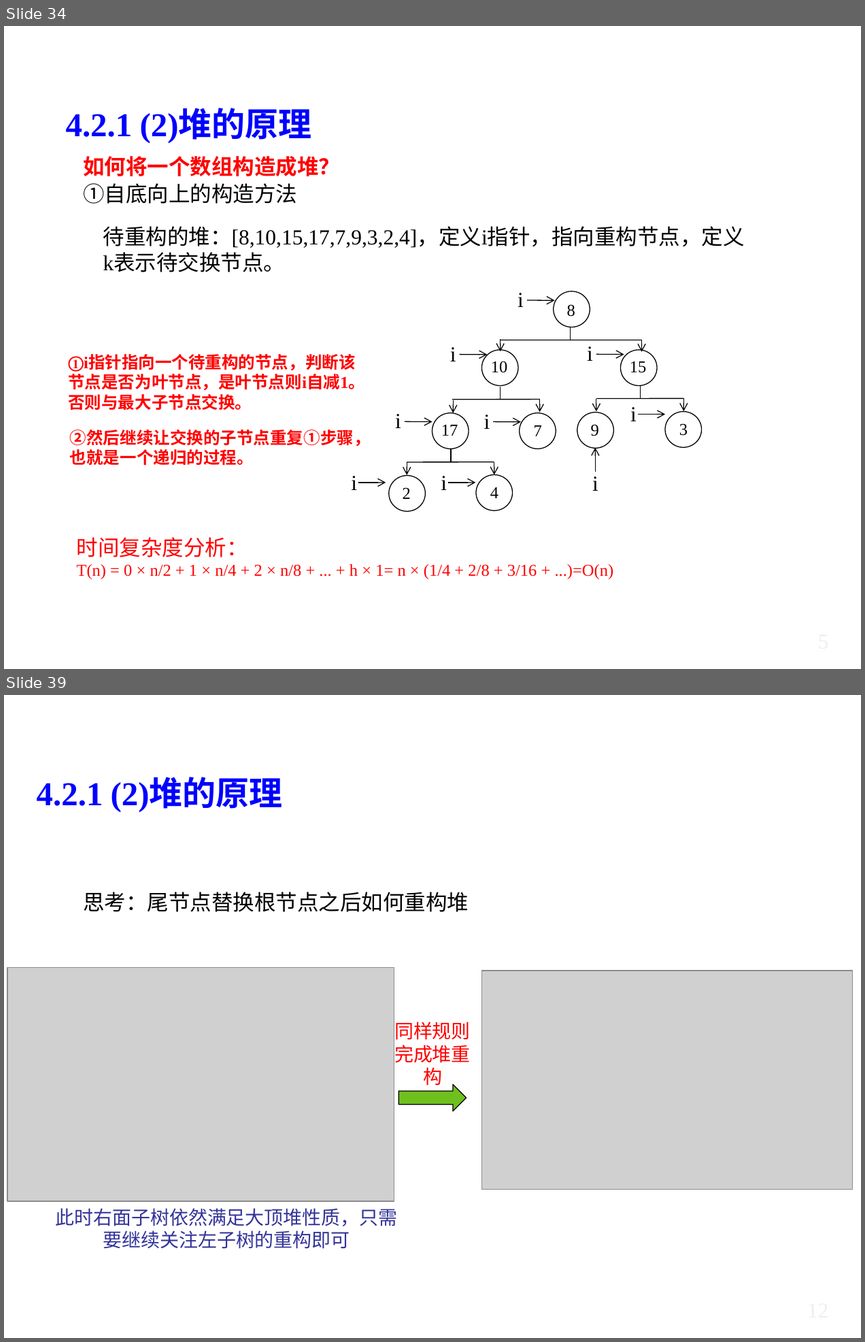
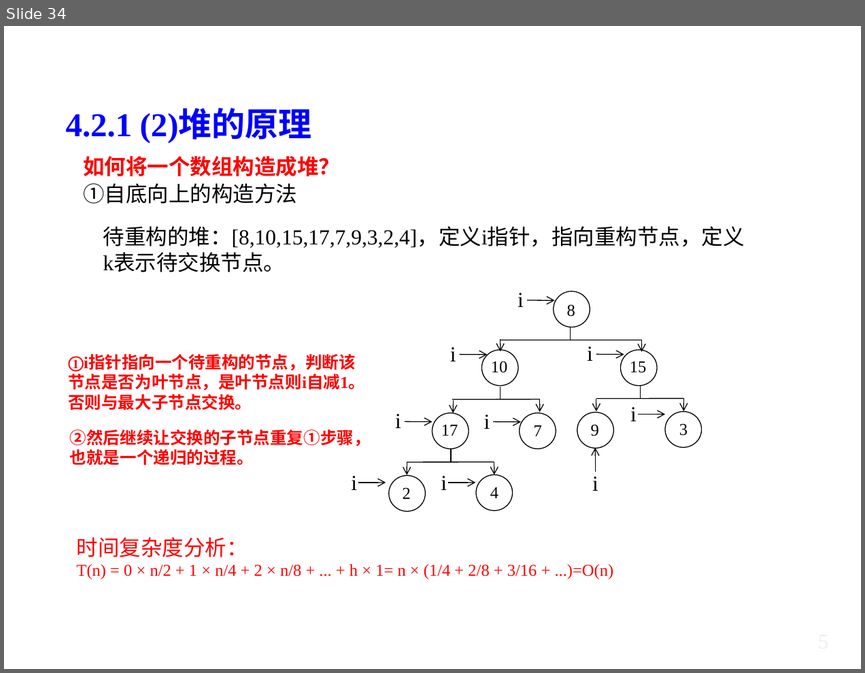
Before and after one commit to liutongling/DP, a slide deck: file/第4章 贪心法.pptx. Shown one above the other, each under a label of ours: slides 34 and 39 before the commit, slide 34 after it; the slides between them are not shown. The pictures are 865x1342 and 865x673 pixels, drawn with LibreOffice and Linux fonts; fonts in the diff are those of the drawing; grey boxes stand for pictures; background and template pictures are left out. Boxes give left, top, right and bottom in pixels: in the first picture for what was removed or moved away, otherwise in the second. Text is boxed around its words. In the diff, an @@ line names an element or a change of style, - is before the commit and + after.

```diff
--- a/file/第4章 贪心法.pptx
+++ b/file/第4章 贪心法.pptx
@@ slide 39 removed at (4, 695, 861, 1338), background #FFFFFF @@
@@ text removed at (37, 779, 283, 811) @@
-4.2.1 (2)堆的原理
@@ text removed at (83, 892, 468, 912) @@
-思考：尾节点替换根节点之后如何重构堆
@@ picture removed at (7, 968, 394, 1202) @@
@@ picture removed at (481, 971, 851, 1189) @@
@@ text removed at (394, 1021, 470, 1085) @@
-同样规则完成堆重构
@@ right arrow removed at (399, 1084, 466, 1110) @@
@@ text removed at (56, 1208, 397, 1249) @@
-此时右面子树依然满足大顶堆性质，只需要继续关注左子树的重构即可
@@ text removed at (608, 1292, 837, 1327) @@
-12
```
Also in this commit, not shown: 3 slides changed, 3 other slides removed.
